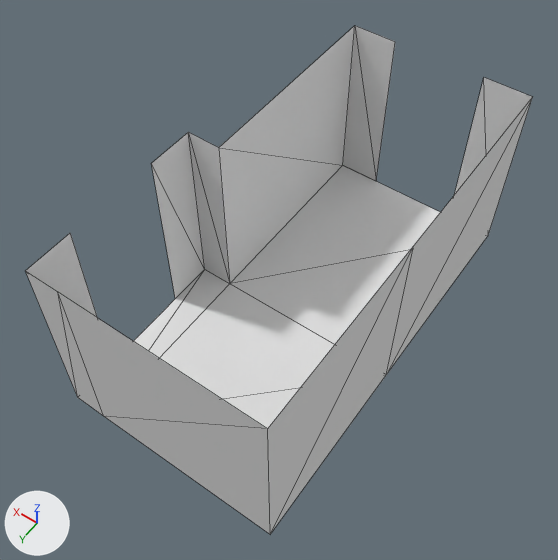
A saved change to the OBJ model GameJam2020/Assets/RoomObjs/Hallway 8.obj.
Before and after are seen from a camera (50 mm lens) standing at (-7.96, 5.95, 11.51) and looking at (-2.56, -1.61, -0.36). The lights are fixed; the arrows at lower left show +X, +Y and +Z. Mesh edges are drawn as thin lines. Where no turn or scale is listed for an object, it has been applied to the vertices.

Names of what the first picture shows: 'Hallway_6_Cube.037'.
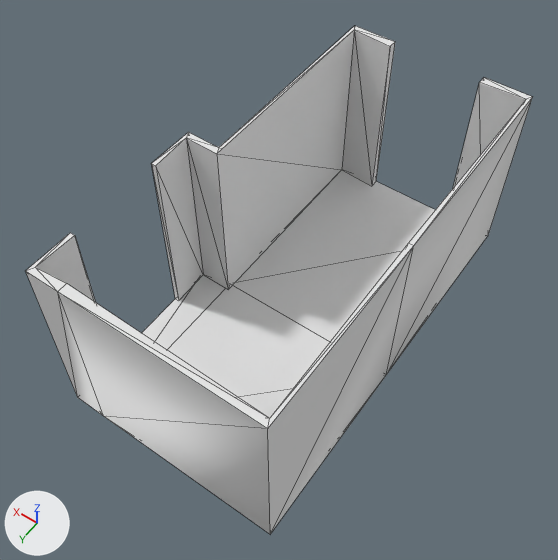
The change, as a list of edits to the scene's bpy script:
```text
Change me_hallway_6_cube_037:
    used by ob_hallway_6_cube_037; location = (0.0, 0.0, 0.0)
    remove me_hallway_6_cube_037.from_pydata(...)  # 24 vertices, 26 faces; spans x -5.0..-0.29, y -6.54..2.06, z -2.0..2.0
    add me_hallway_6_cube_037.from_pydata(...)  # 48 vertices, 94 faces; spans x -5.0..-0.29, y -6.54..2.06, z -2.0..2.0
    me_hallway_6_cube_037 part 1
    6 faces are deleted
    18 vertices are added at x -4.93..-0.36, y -6.4..1.92, z -2.0..2.0
    6 new vertices lie (0.0, 0.0, 4.0) away from vertices in x -4.93..-0.36, y -6.4..1.92, z -2.0
    74 new faces join them
```

Boxes [x1, y1, x2, y2] around the edits, measured in the pictures (558 x 560 px):
part 1 of me_hallway_6_cube_037, built on
    before: [134, 166, 440, 429]
    after: [26, 26, 532, 429]
